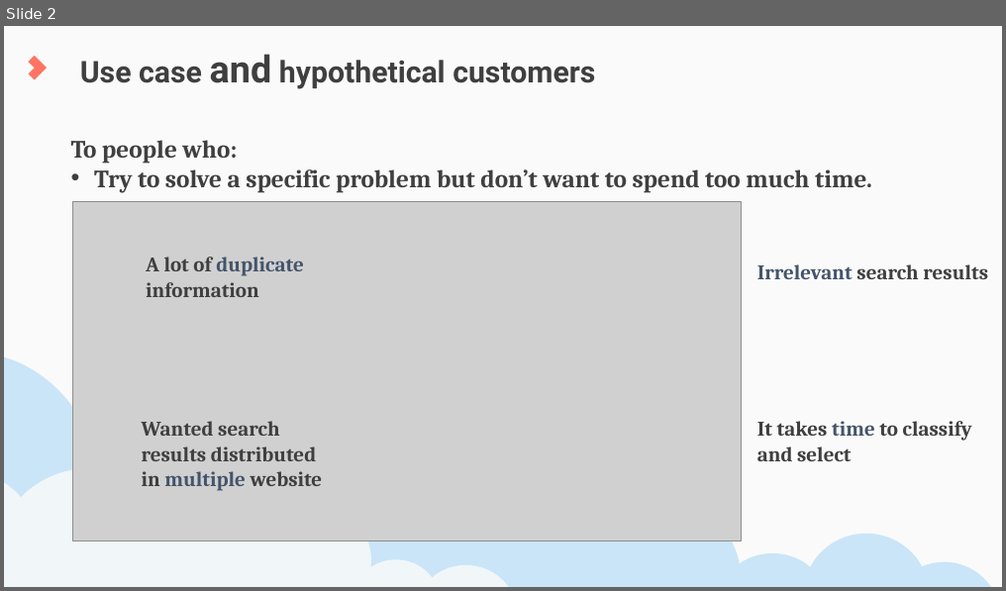
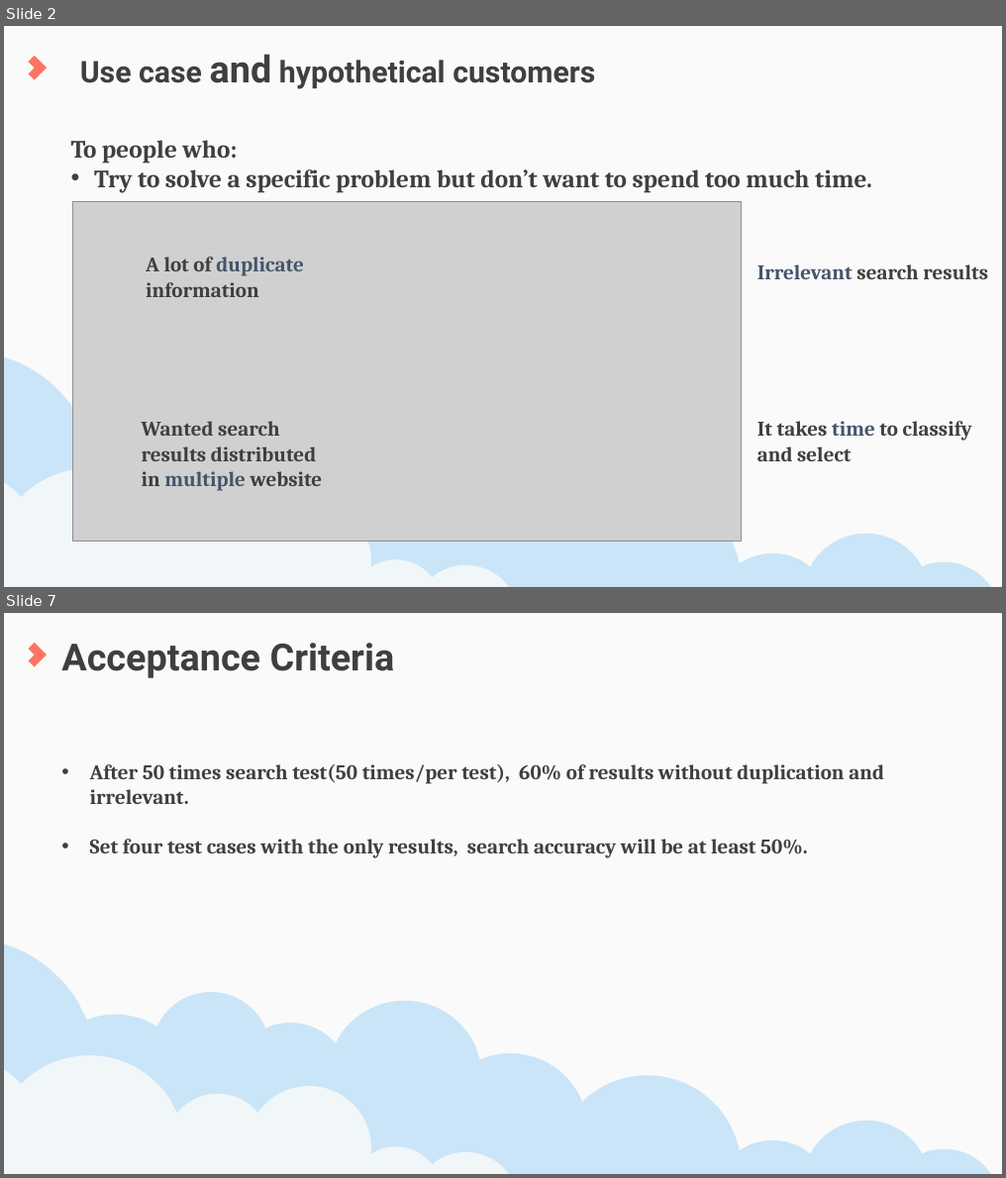
Before and after one commit to yingy4/CSYE7200FinalProject, a slide deck: CSYE7200TEAM1IPROPOSALPRESENTATION.pptx. Shown one above the other, each under a label of ours: slide 2 before the commit, slides 2 and 7 after it; the slides between them are not shown. The pictures are 1006x591 and 1006x1178 pixels, drawn with LibreOffice and Linux fonts; fonts in the diff are those of the drawing; grey boxes stand for pictures. Boxes give left, top, right and bottom in pixels: in the first picture for what was removed or moved away, otherwise in the second. Text is boxed around its words. In the diff, an @@ line names an element or a change of style, - is before the commit and + after.

```diff
--- a/CSYE7200TEAM1IPROPOSALPRESENTATION.pptx
+++ b/CSYE7200TEAM1IPROPOSALPRESENTATION.pptx
@@ slide 7 added at (x1=4, y1=613, x2=1002, y2=1174), background #FAFAFA; not listed: 3 template elements that a slide beside it also shows @@
@@ text added at (x1=61, y1=643, x2=395, y2=678), 36 pt, text #3F3F3F, bold @@
+Acceptance Criteria
@@ text added at (x1=90, y1=764, x2=884, y2=859), 20 pt, text #3F3F3F, bold @@
+• After 50 times search test(50 times/per test), 60% of results without duplication and irrelevant.
+• Set four test cases with the only results, search accuracy will be at least 50%.
```
Also in this commit, not shown: 5 slides changed, 1 slide removed.
